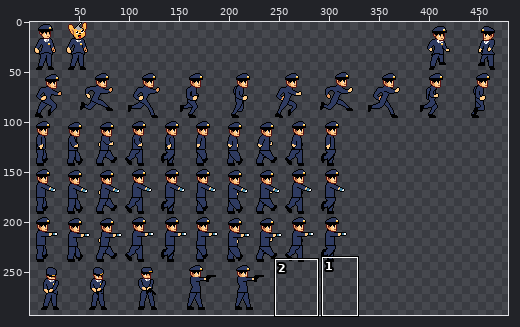
Two versions of one sprite sheet, Assets/Textures/Character/Police.png. The picture above shows the old version from afar; the outline marks the close-up.
Close-up. First the earlier version:
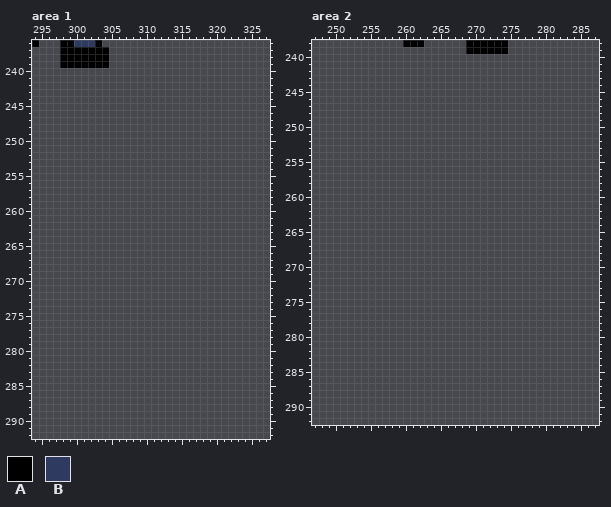
The file is 480x320 pixels. Shown: area 1: x 294..327, y 236..292; area 2: x 247..287, y 238..292. The wide view leaves out empty margins. The commit also changed other parts of the picture, which this record leaves out.
Palette (. is transparent): A #000000  B #2e3a60
Pixels before, area 1, first column x 294:
236 A...AABBBA.
237 ....AAAAAAA
238 ....AAAAAAA
239 ....AAAAAAA
Pixels before, area 2, first column x 260:
238 AAA......AAAAAA
239 .........AAAAAA
Once edited:
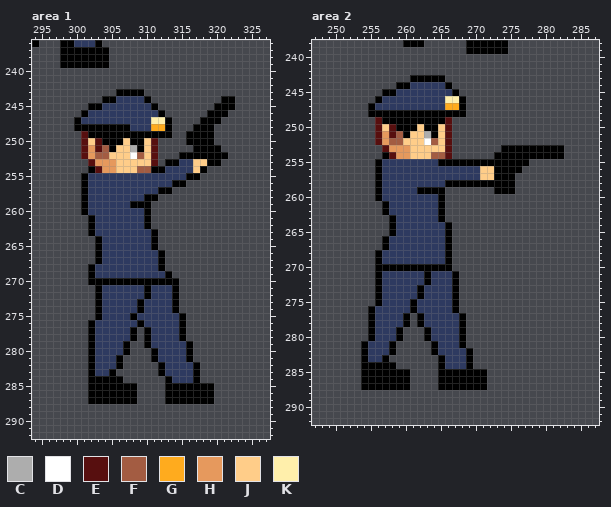
Colours new in this view: C #adadad  D #ffffff  E #570f0f  F #a35c42  G #ffab1e  H #e6995d  J #ffcd89  K #ffefab
Change:
Changed rows in their new state; - is an unchanged pixel.
Area 1:
first column x 300:
243 ------AAAA-------------
244 ----AABBBBA----------AA
245 --AABBBBBBBA--------AAA
246 -ABBBBBBBBBBA------AAA-
247 ABBBBBBBBBBKKA----AAA--
248 AAAAAAAABBBGGA---AAA---
249 -EAAAAAAAAAAAA--AAAA---
250 -EJEAAAJAAJE----AAAA---
251 -EHEFAJJCAJE-----AAAA--
252 -EHFFJJJDFJE---AAAAAAA-
253 --EHHHJJJJJE-AABBJJAA--
254 --AEHHJJJFFAABBBBJA----
255 -ABBBBBBBBBBBBBBAA-----
256 -ABBBBBBBBBBBBAA-------
257 -ABBBBBBBBBBAA---------
258 -ABBBBBBBBAA-----------
259 -ABBBBBBAAA------------
260 -ABBBBBBBBA------------
261 --ABBBBBBBA------------
262 --ABBBBBBBA------------
263 --ABBBBBBBBA-----------
264 ---ABBBBBBBA-----------
265 ---ABBBBBBBA-----------
266 ---ABBBBBBBBA----------
267 ---ABBBBBBBBA----------
268 --ABBBBBBBBBA----------
269 --ABBBBBBBBBBA---------
270 --AAAAAAAAAAAAA--------
271 ---ABBBBBBABBBA--------
272 ---ABBBBBBABBBA--------
273 ---ABBBBBABBBBA--------
274 ---ABBBBBABBBBA--------
275 ---ABBBBABBBBBBA-------
276 --ABBBBBBABBBBBA-------
277 --ABBBBBA-ABBBBA-------
278 --ABBBBBA-ABBBBA-------
279 --ABBBBA--ABBBBBA------
280 --ABBBBA---ABBBBA------
281 --ABBBA----ABBBBA------
282 --ABBBA-----ABBBBA-----
283 --ABBA------ABBBBA-----
284 --AAAAA------ABBBA-----
285 --AAAAAAA----AAAAAAA---
286 --AAAAAAA----AAAAAAA---
287 --AAAAAAA----AAAAAAA---
Area 2:
first column x 254:
243 -------AAAAA-----------------
244 -----AABBBBBA----------------
245 ---AABBBBBBBBA---------------
246 --ABBBBBBBBBKKA--------------
247 -ABBBBBBBBBBGGA--------------
248 -AAAAAAAAAAAAAA--------------
249 --EAAAAAAAAAE----------------
250 --EJEAAAJAAJE----------------
251 --EHEFAJJCAJE----------------
252 --EHFFJJJDFJE----------------
253 ---EHHHJJJJJE-------AAAAAAAAA
254 ---AEHHJJJFFE------AAAAAAAAAA
255 --ABBBBBBBBAAAAAAAAAAAAA-----
256 --ABBBBBBBBBBBBBBJJAAAA------
257 --ABBBBBBBBBBBBBBJJAAA-------
258 --ABBBBBBBBBAAAAAAAAAA-------
259 --ABBBBBAAAA-------AAA-------
260 --ABBBBBBBBA-----------------
261 ---ABBBBBBBA-----------------
262 ---ABBBBBBBA-----------------
263 ----ABBBBBBA-----------------
264 ----ABBBBBBBA----------------
265 ----ABBBBBBBA----------------
266 ---ABBBBBBBBA----------------
267 ---ABBBBBBBBA----------------
268 --ABBBBBBBBBA----------------
269 --ABBBBBBBBBA----------------
270 --AAAAAAAAAAA----------------
271 --ABBBBBBABBBA---------------
272 --ABBBBBBABBBA---------------
273 --ABBBBBABBBBA---------------
274 --ABBBBBABBBBA---------------
275 --ABBBBABBBBBA---------------
276 -ABBBBBABBBBBA---------------
277 -ABBBBA-ABBBBBA--------------
278 -ABBBBA-ABBBBBA--------------
279 -ABBBA---ABBBBA--------------
280 -ABBBA---ABBBBA--------------
281 ABBBA-----ABBBA--------------
282 ABBBA-----ABBBBA-------------
283 ABBA-------ABBBA-------------
284 AAAAA------ABBBA-------------
285 AAAAAAA----AAAAAAA-----------
286 AAAAAAA----AAAAAAA-----------
287 AAAAAAA----AAAAAAA-----------
